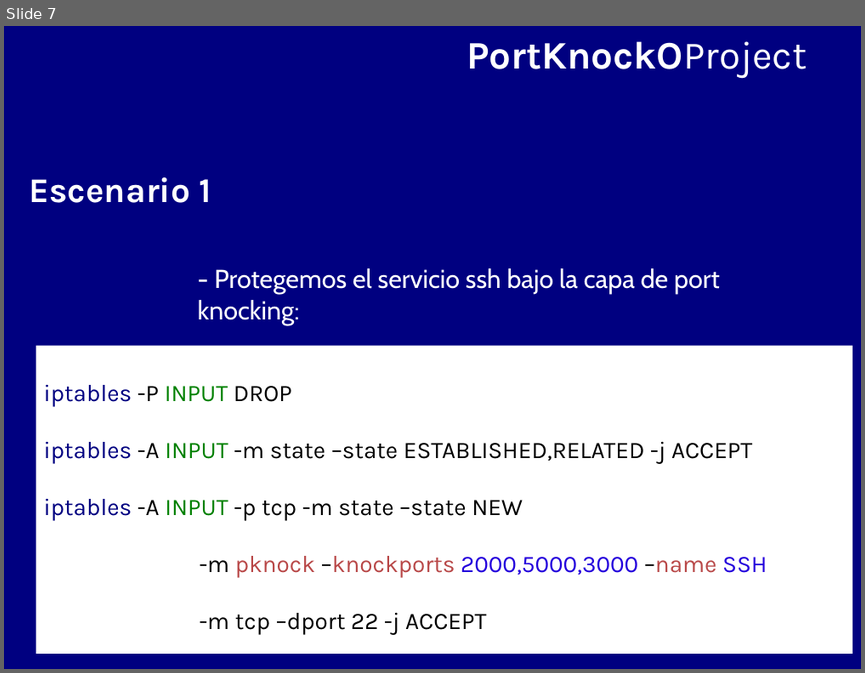
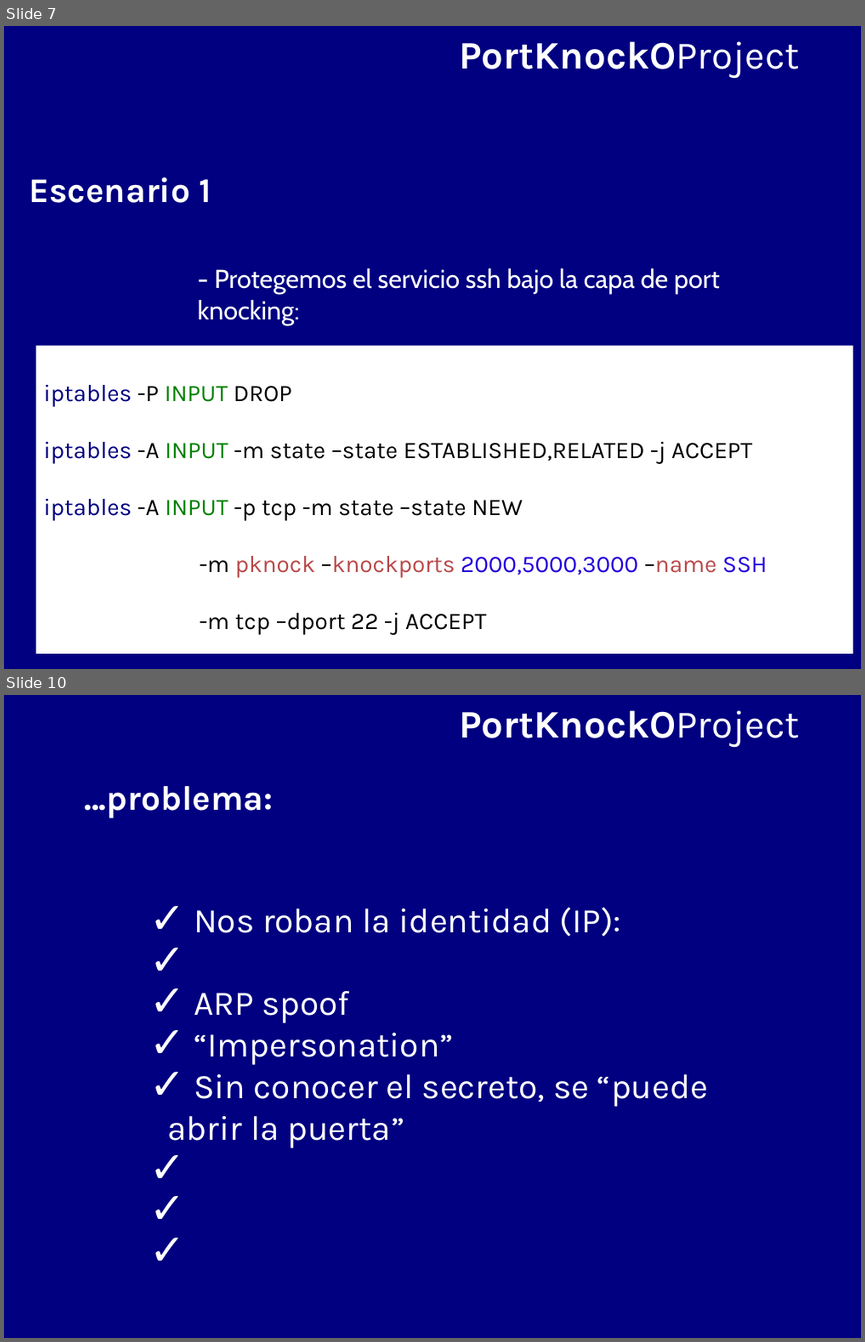
Before and after one commit to BackupTheBerlios/portknocko-svn, a slide deck: trunk/jornadas/jornadas.odp. Shown one above the other, each under a label of ours: slide 7 before the commit, slides 7 and 10 after it; the slides between them are not shown. The pictures are 865x673 and 865x1342 pixels, drawn with LibreOffice and Linux fonts; fonts in the diff are those of the drawing. Boxes give left, top, right and bottom in pixels: in the first picture for what was removed or moved away, otherwise in the second. Text is boxed around its words. In the diff, an @@ line names an element or a change of style, - is before the commit and + after.

```diff
--- a/trunk/jornadas/jornadas.odp
+++ b/trunk/jornadas/jornadas.odp
@@ slide 10 added at bbox=[4, 695, 861, 1338], background #000080 @@
@@ text added at bbox=[459, 710, 799, 747], 36 pt, text #FFFFFF, bold @@
+PortKnockOProject
@@ text added at bbox=[84, 786, 273, 818], 32 pt, text #FFFFFF, bold @@
+...problema:
@@ text added at bbox=[168, 907, 708, 1148], 32 pt, text #FFFFFF @@
+✓ Nos roban la identidad (IP):
+✓ ARP spoof
+✓ “Impersonation”
+✓ Sin conocer el secreto, se “puede abrir la puerta”
@@ slide 7 changed as well @@
@@ text "PortKnockOProject": place and size @@
-text "PortKnockOProject" at bbox=[466, 41, 806, 78]
+text "PortKnockOProject" at bbox=[459, 41, 799, 78]
```
Also in this commit, not shown: 6 other slides changed, 7 other slides added, 1 other file.
